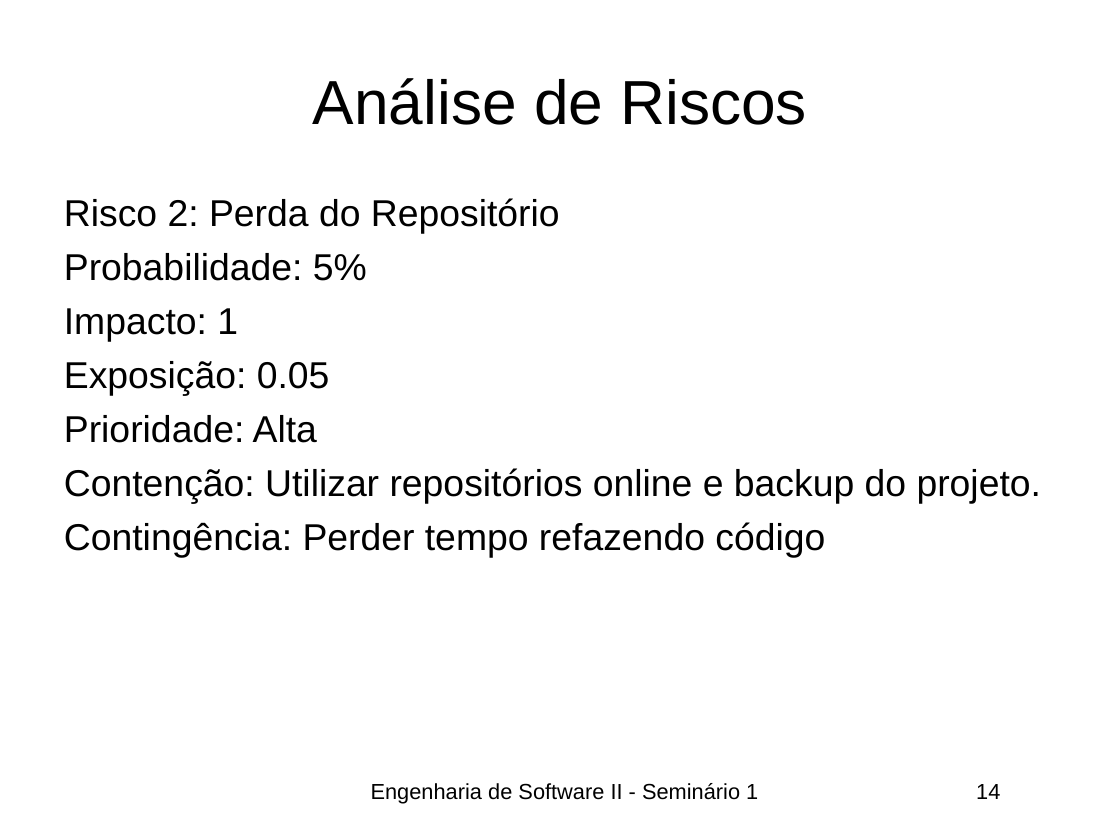
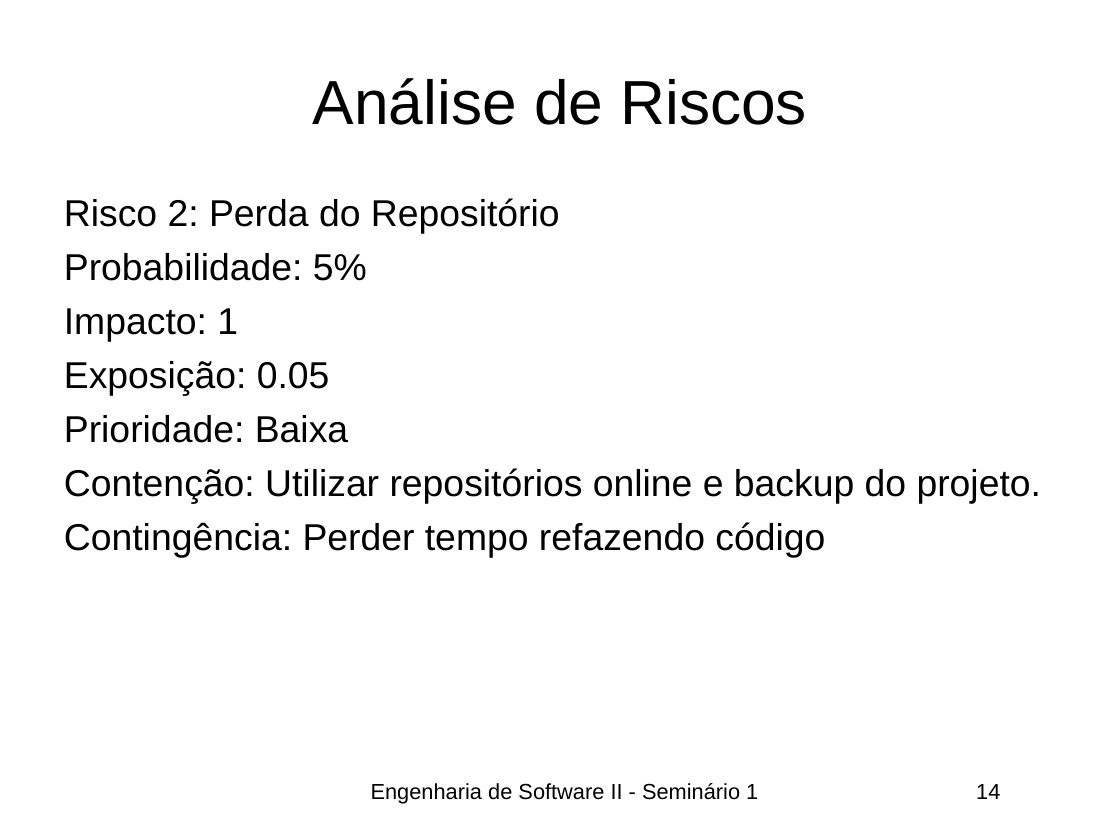
Before and after one commit to paglima/war, a slide deck: slide 14 of docs/Seminário 01.ppt. Drawn at 1120x840 pixels with LibreOffice and Linux fonts; fonts in the diff are those of the drawing. Boxes give left, top, right and bottom in pixels: in the first picture for what was removed or moved away, otherwise in the second. Text is boxed around its words. In the diff, an @@ line names an element or a change of style, - is before the commit and + after.

```diff
--- a/docs/Seminário 01.ppt
+++ b/docs/Seminário 01.ppt
@@ text at (64, 415, 348, 443): text changed @@
-Prioridade: Alta
+Prioridade: Baixa
```
Also in this commit, not shown: 2 other slides changed, 3 other files.
